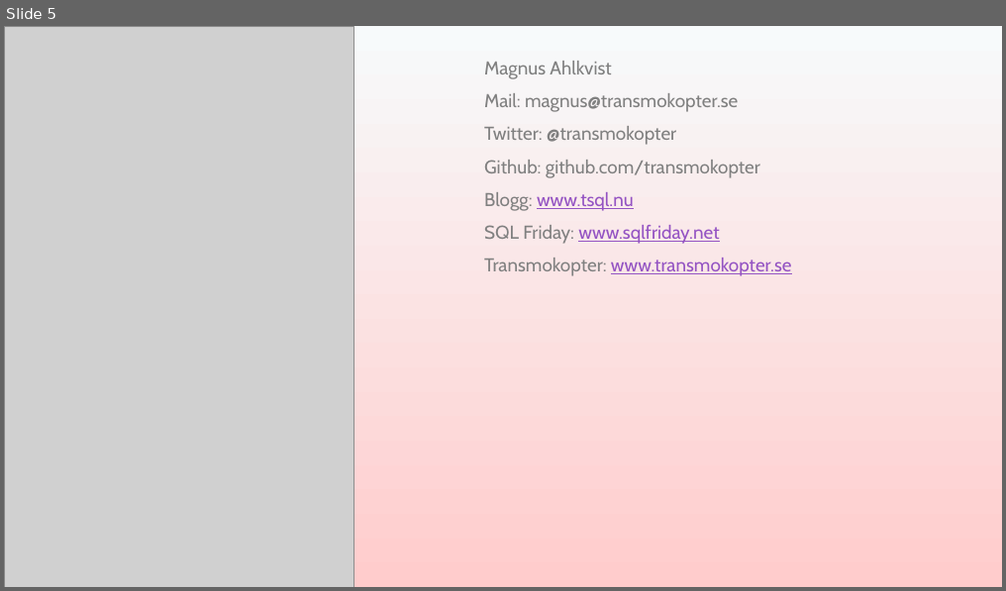
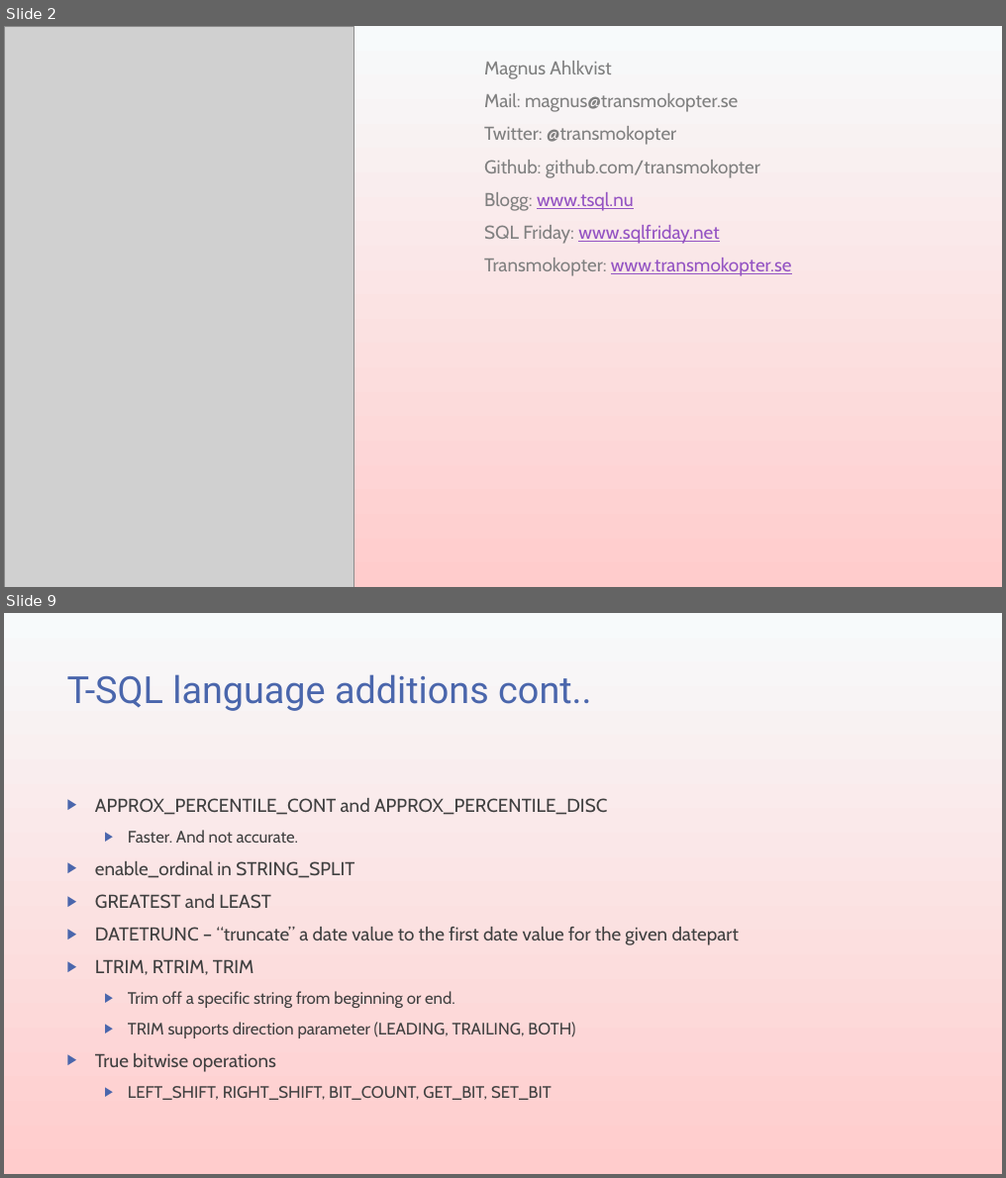
Before and after one commit to transmokopter/Presentations, a slide deck: sql-server-2022/sql-server-2022.pptx. Shown one above the other, each under a label of ours: slide 5 before the commit, slides 2 and 9 after it; the slides between them are not shown. The pictures are 1006x591 and 1006x1178 pixels, drawn with LibreOffice and Linux fonts; fonts in the diff are those of the drawing; grey boxes stand for pictures; background and template pictures are left out. Boxes give left, top, right and bottom in pixels: in the first picture for what was removed or moved away, otherwise in the second. Text is boxed around its words. In the diff, an @@ line names an element or a change of style, - is before the commit and + after.

```diff
--- a/sql-server-2022/sql-server-2022.pptx
+++ b/sql-server-2022/sql-server-2022.pptx
@@ slide 9 added at (x1=4, y1=613, x2=1002, y2=1174), background gradient #F7FAFB to #FFCCCC @@
@@ title added at (x1=67, y1=674, x2=591, y2=711), 36 pt, text #4A66AC @@
+T-SQL language additions cont..
@@ text added at (x1=95, y1=798, x2=739, y2=1100), 18 pt, text #404040 @@
+▶ APPROX_PERCENTILE_CONT and APPROX_PERCENTILE_DISC
+  ▶ Faster. And not accurate.
+▶ enable_ordinal in STRING_SPLIT
+▶ GREATEST and LEAST
+▶ DATETRUNC – “truncate” a date value to the first date value for the given datepart
+▶ LTRIM, RTRIM, TRIM
+  ▶ Trim off a specific string from beginning or end.
+  ▶ TRIM supports direction parameter (LEADING, TRAILING, BOTH)
+▶ True bitwise operations
+  ▶ LEFT_SHIFT, RIGHT_SHIFT, BIT_COUNT, GET_BIT, SET_BIT
@@ what was slide 5 is now slide 2 @@
```
Also in this commit, not shown: 3 slides changed, 5 other slides added, 1 slide removed, 2 other files.
